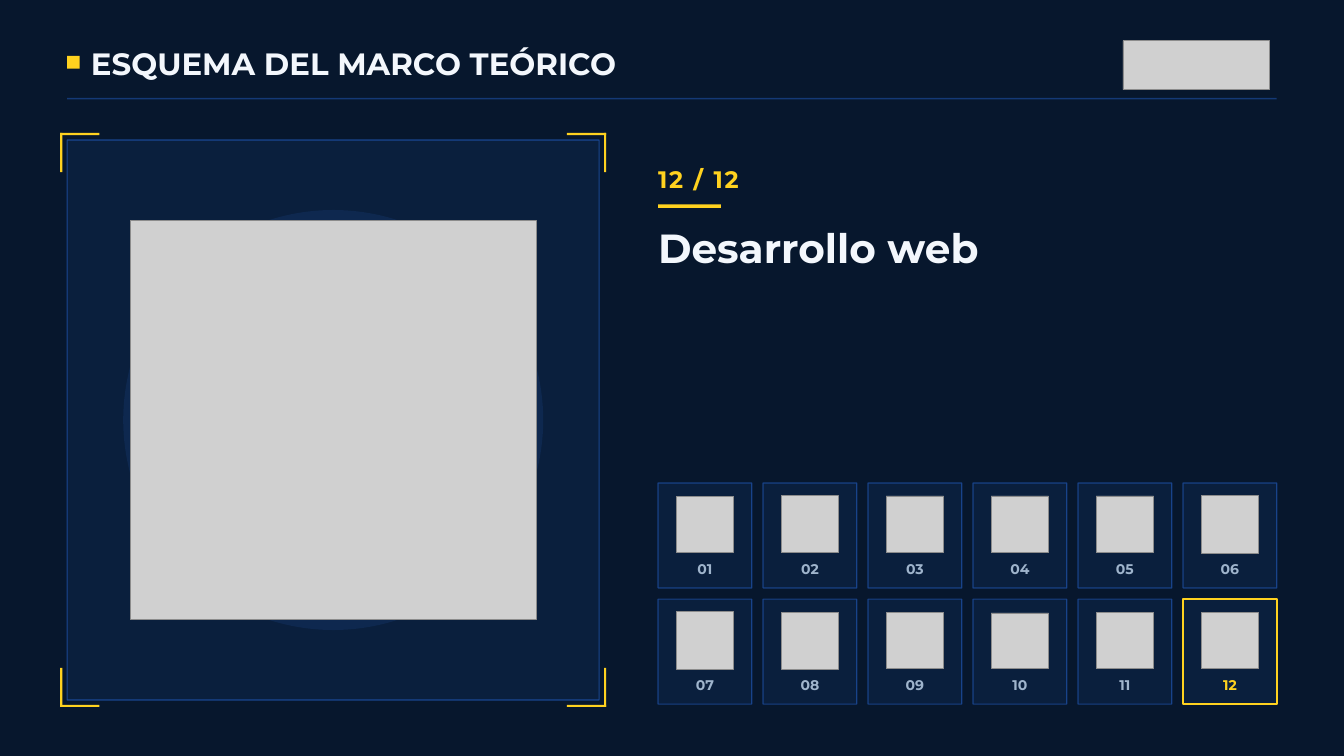
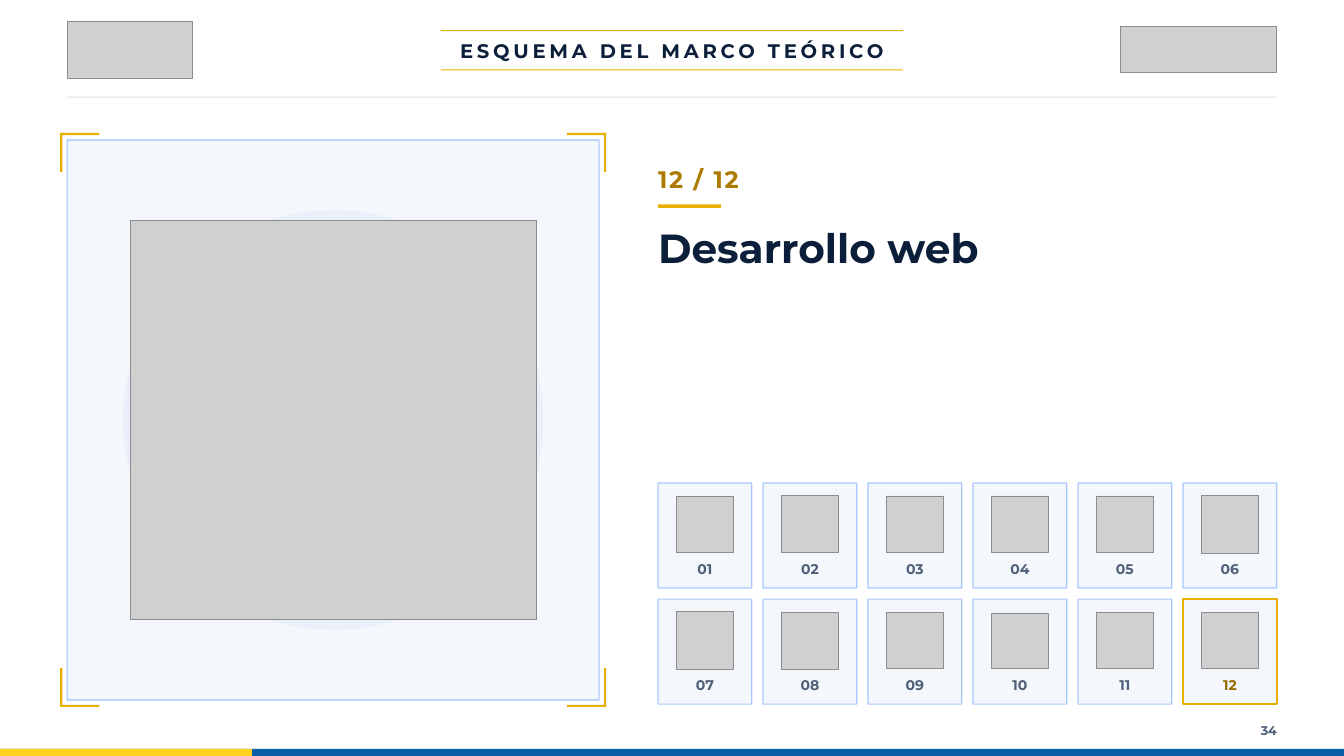
Before and after one commit to cmpeic/presentacion-trabajo-grado, a slide deck: slide 34 of canva/presentacion_trabajo_grado_canva.pptx. Drawn at 1344x756 pixels with LibreOffice and Linux fonts; fonts in the diff are those of the drawing; grey boxes stand for pictures; background and template pictures are left out. Boxes give left, top, right and bottom in pixels: in the first picture for what was removed or moved away, otherwise in the second. Text is boxed around its words. In the diff, an @@ line names an element or a change of style, - is before the commit and + after.

```diff
--- a/canva/presentacion_trabajo_grado_canva.pptx
+++ b/canva/presentacion_trabajo_grado_canva.pptx
@@ background picture (left out) to #FFFFFF @@
@@ picture added at <box>67,21,192,78</box> @@
@@ picture: place and size @@
-picture at <box>1123,40,1269,89</box>
+picture at <box>1120,27,1277,73</box>
@@ rectangle removed at <box>67,56,80,69</box> @@
@@ text "ESQUEMA DEL MARCO TEÓRICO": place and size @@
-text "ESQUEMA DEL MARCO TEÓRICO" at <box>91,47,616,80</box>
+text "ESQUEMA DEL MARCO TEÓRICO" at <box>460,40,884,61</box>
@@ text "ESQUEMA DEL MARCO TEÓRICO" at <box>460,40,884,61</box>: size 33 to 21 pt, text colour #F3F7FC to #0B1F3A, letter spacing 0 to 4 pt; alignment left to centre @@
@@ rectangle added at <box>441,30,903,32</box>, fill #E8B000 @@
@@ rectangle added at <box>441,69,903,71</box>, fill #E8B000 @@
@@ rectangle at <box>67,97,1277,98</box>: fill #2F7BFF at 35% opacity to #D6E1EE @@
@@ text "12 / 12" at <box>658,171,739,188</box>: text colour #FFD21F to #AD7A00 @@
@@ fill #FFD21F to #E8B000 in 9 elements at <box>60,133,99,135</box>, <box>60,133,62,172</box>, <box>567,133,606,135</box>, <box>604,133,606,172</box>, <box>60,668,62,707</box>, <box>60,705,99,707</box>, <box>604,668,606,707</box>, <box>567,705,606,707</box>, <box>658,204,721,208</box> @@
@@ ellipse at <box>123,210,543,630</box>: fill #12305E at 55% opacity to #E3ECF8 at 55% opacity @@
@@ text "Desarrollo web" at <box>658,233,978,264</box>: text colour #F3F7FC to #0B1F3A @@
@@ fill #0A1F3D to #F4F7FB in 12 elements at <box>67,140,599,700</box>, <box>658,483,752,588</box>, <box>763,483,857,588</box>, <box>868,483,962,588</box>, <box>973,483,1067,588</box>, <box>1078,483,1172,588</box>, <box>1183,483,1277,588</box>, <box>658,599,752,704</box>, <box>763,599,857,704</box>, <box>868,599,962,704</box>, <box>973,599,1067,704</box>, <box>1078,599,1172,704</box> @@
@@ rectangle at <box>1183,599,1277,704</box>: fill #0A1F3D to #F4F7FB; outline #FFD21F 2.25 pt to #E8B000 2.25 pt @@
@@ text colour #9FB4CC to #4E5F78 in 11 elements at <box>697,564,712,574</box>, <box>801,564,819,574</box>, <box>906,564,924,574</box>, <box>1010,564,1029,574</box>, <box>1116,564,1134,574</box>, <box>1221,564,1239,574</box>, <box>696,680,714,690</box>, <box>801,680,820,690</box>, <box>906,680,924,690</box>, <box>1012,680,1027,690</box>, <box>1119,680,1130,690</box> @@
@@ text "12" at <box>1223,680,1237,690</box>: text colour #FFD21F to #9A6B00 @@
@@ rectangle added at <box>0,749,1344,756</box>, fill #0B5EA8 @@
@@ rectangle added at <box>0,749,252,756</box>, fill #FFD21F @@
@@ text added at <box>1261,726,1277,735</box>, 13.5 pt, text #4E5F78, bold @@
+34
```
Also in this commit, not shown: 63 other slides changed, 5 slides added, 3 slides removed, 33 other files.
